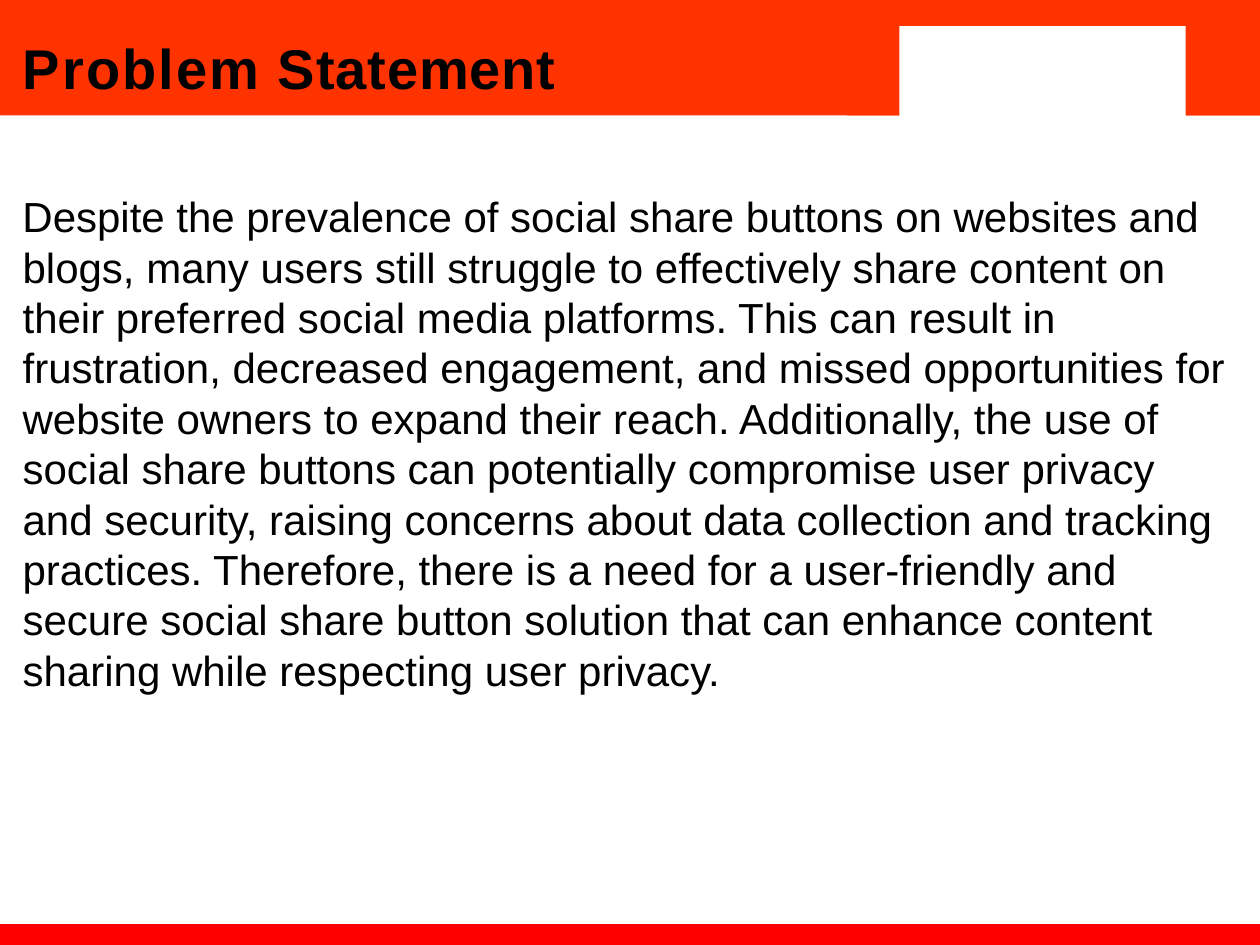
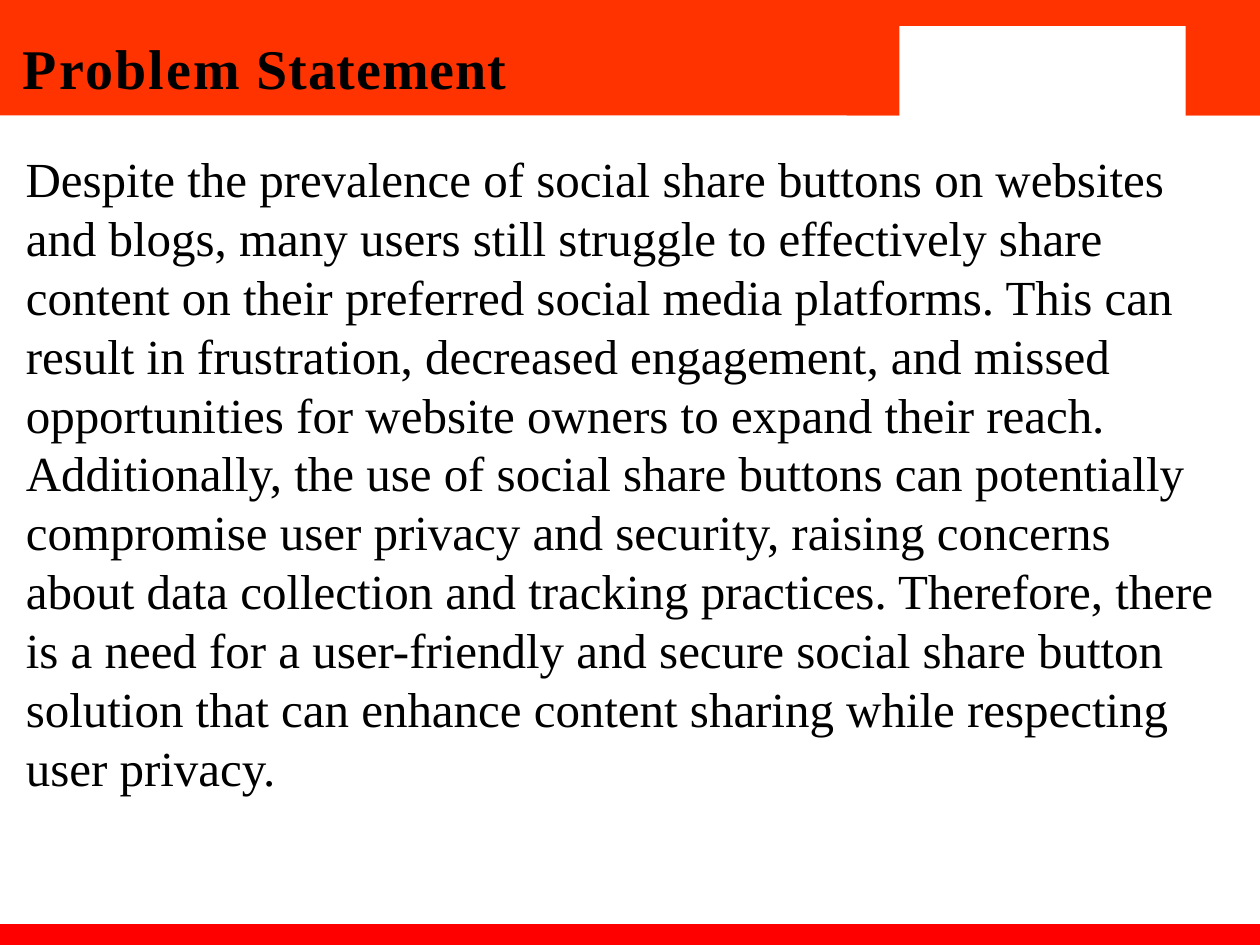
Before and after one commit to suk9669/fee-project, a slide deck: slide 4 of FEE_PPT(2210990869,70,71,72).pptx. Drawn at 1260x945 pixels with LibreOffice and Linux fonts; fonts in the diff are those of the drawing; background and template pictures are left out. Boxes give left, top, right and bottom in pixels: in the first picture for what was removed or moved away, otherwise in the second. Text is boxed around its words. In the diff, an @@ line names an element or a change of style, - is before the commit and + after.

```diff
--- a/FEE_PPT(2210990869,70,71,72).pptx
+++ b/FEE_PPT(2210990869,70,71,72).pptx
@@ title "Problem Statement" at [23,50,507,90]: font Arial to Times New Roman @@
@@ text "Despite the prevalence of social ...": place and size @@
-text "Despite the prevalence of social ..." at [22,201,1225,694]
+text "Despite the prevalence of social ..." at [26,162,1213,795]
@@ text "Despite the prevalence of social ..." at [26,162,1213,795]: size 24 to 28 pt, font Arial to Times New Roman @@
```
Also in this commit, not shown: 8 other slides changed, 7 slides added, 1 slide removed, 5 other files.
